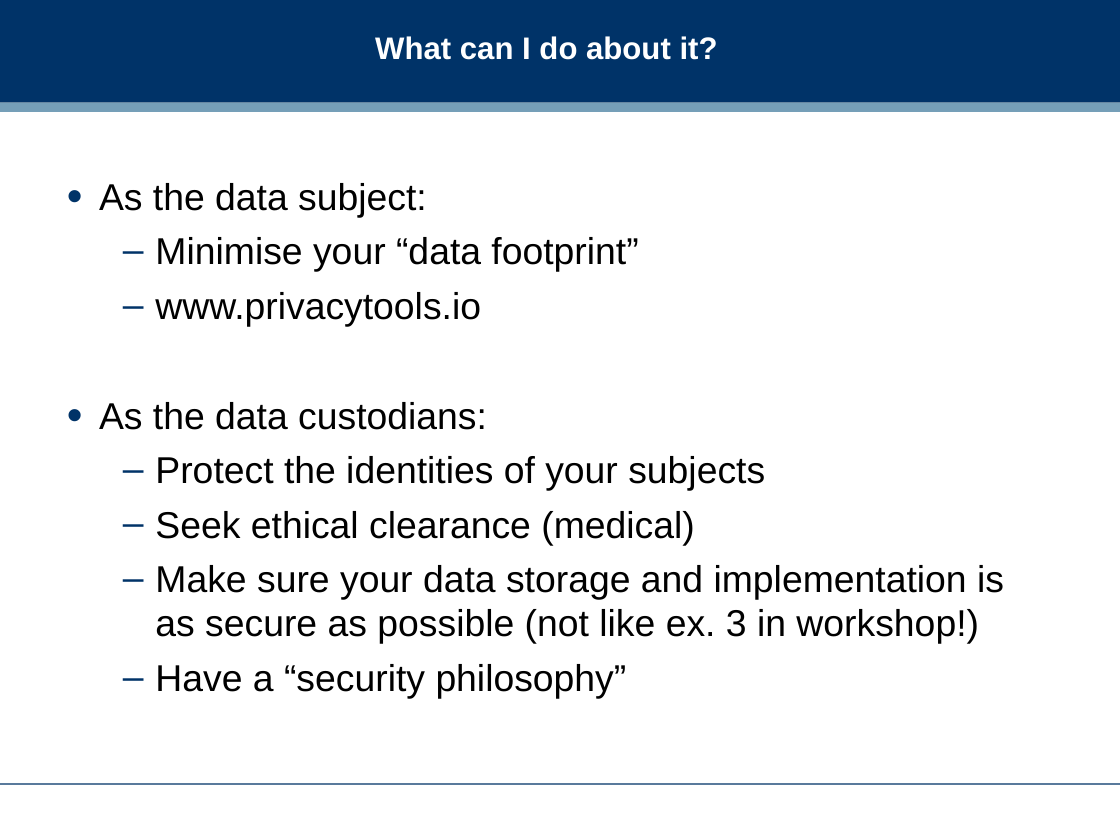
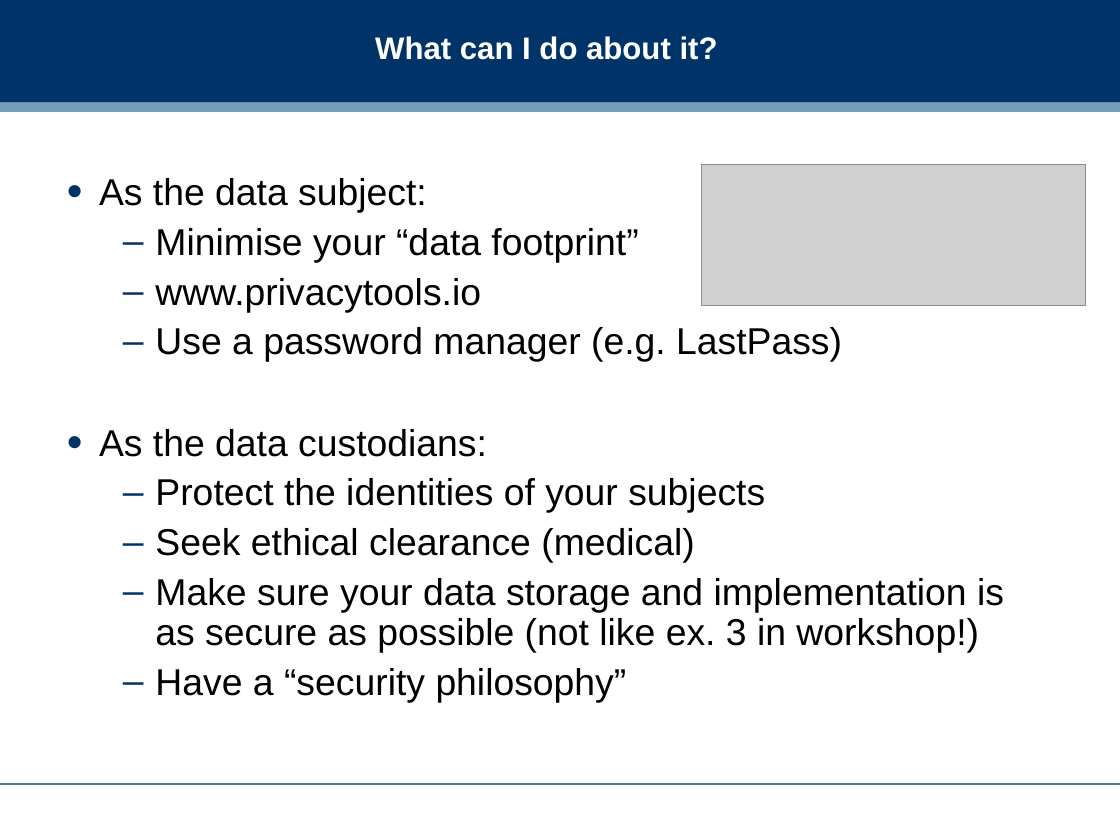
Before and after one commit to dreamind/ix, a slide deck: slide 10 of lectures/informatics-society/security.ppt (slide 13 before the commit). Drawn at 1120x840 pixels with LibreOffice and Linux fonts; fonts in the diff are those of the drawing; grey boxes stand for pictures; background and template pictures are left out. Boxes give left, top, right and bottom in pixels: in the first picture for what was removed or moved away, otherwise in the second. Text is boxed around its words. In the diff, an @@ line names an element or a change of style, - is before the commit and + after.

Commit message:
Updating security slides

```diff
--- a/lectures/informatics-society/security.ppt
+++ b/lectures/informatics-society/security.ppt
@@ text at box(99, 178, 1004, 702): line spacing 1 to 0.9 @@
@@ picture added at box(701, 165, 1085, 306) @@
@@ text at box(155, 327, 842, 362): paragraph added @@
+  – Use a password manager (e.g. LastPass)
```
Also in this commit, not shown: 8 other slides changed, 3 slides added, 4 slides removed.
